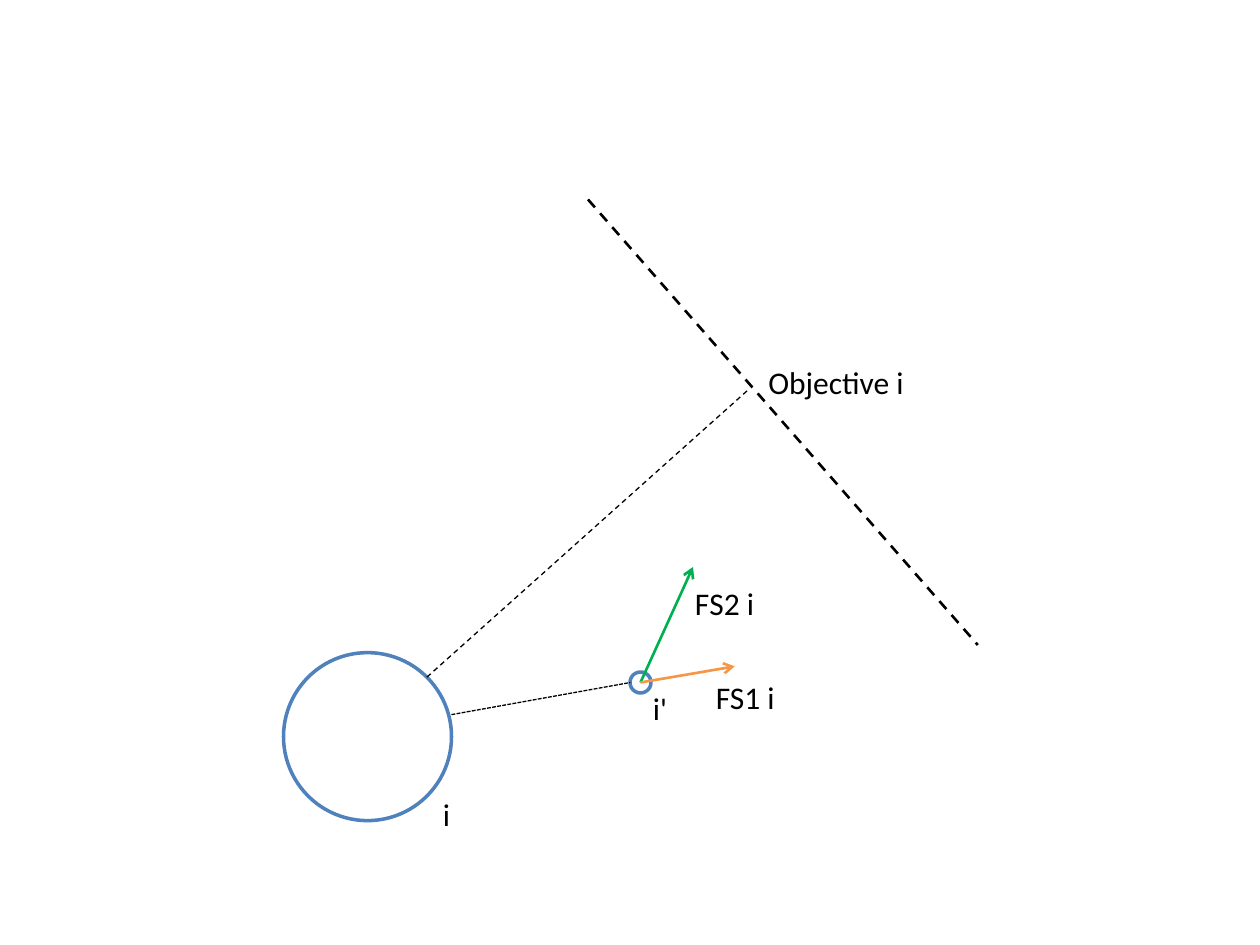
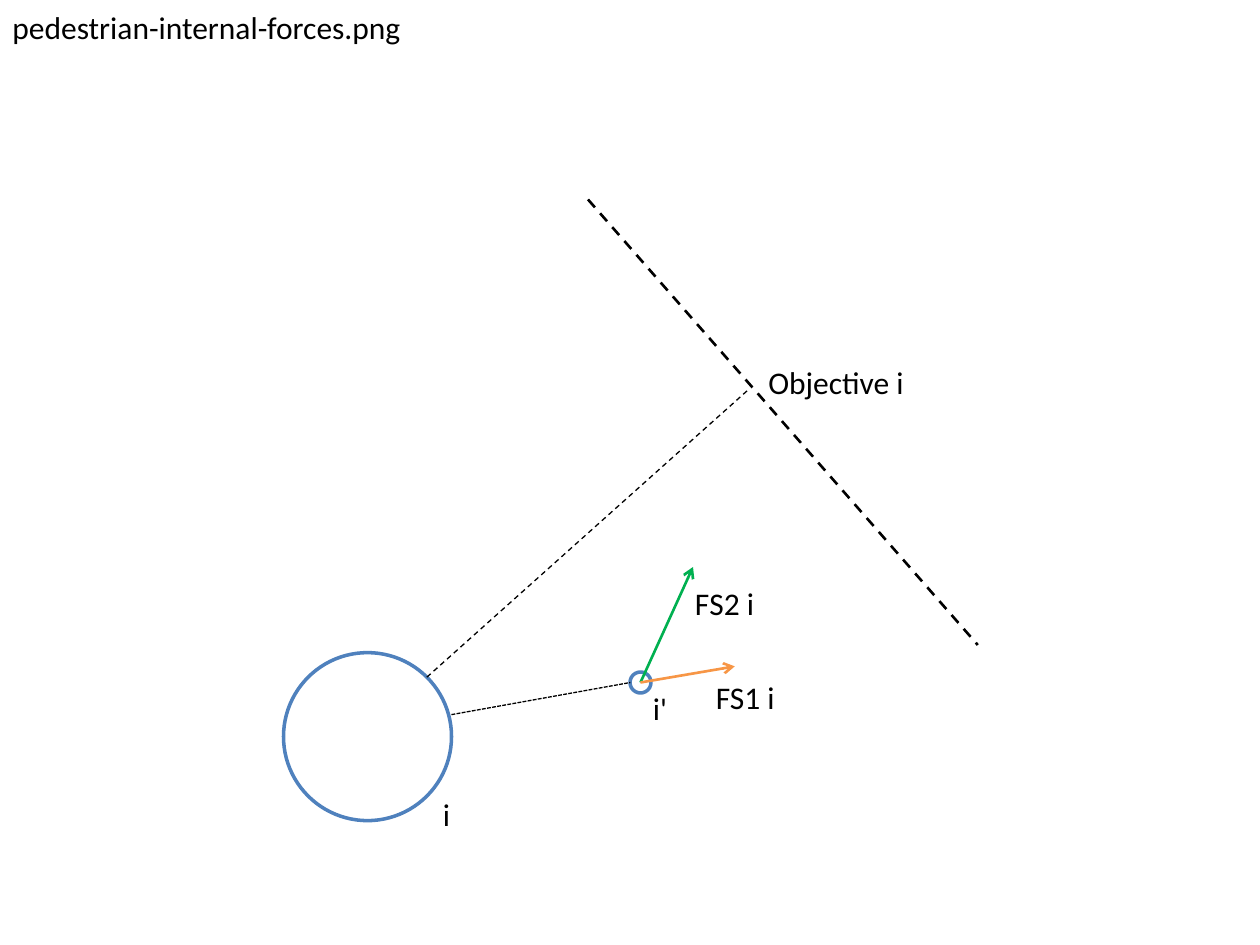
Before and after one commit to amarseillan-zz/pedestriansimulation, a slide deck: slide 6 of doc/informe/pictures.pptx. Drawn at 1260x945 pixels with LibreOffice and Linux fonts; fonts in the diff are those of the drawing. Boxes give left, top, right and bottom in pixels: in the first picture for what was removed or moved away, otherwise in the second. Text is boxed around its words. In the diff, an @@ line names an element or a change of style, - is before the commit and + after.

Commit message:
me olvide subir la ultima foto de pictures.pptx arreglo errores menores en el paper.tex. actualizo pdf.

```diff
--- a/doc/informe/pictures.pptx
+++ b/doc/informe/pictures.pptx
@@ text added at (12,17,400,45), 18 pt, text #000000 @@
+pedestrian-internal-forces.png
```
Also in this commit, not shown: 3 other files.
